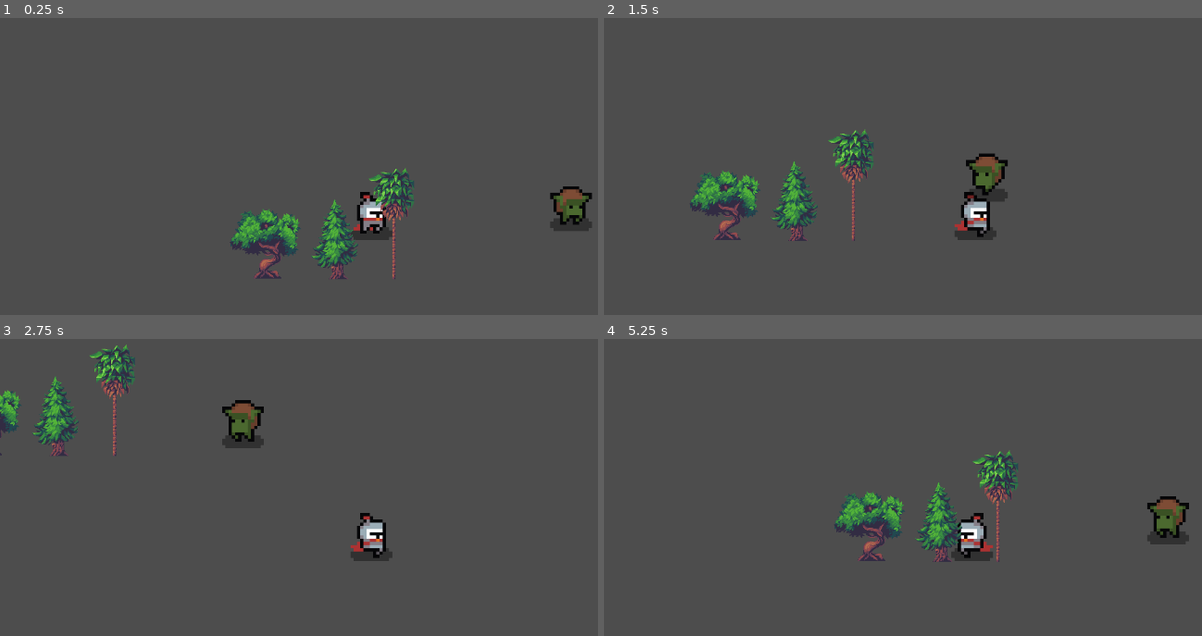
Above: before the commit, frames 1-4 (two rows, left to right).
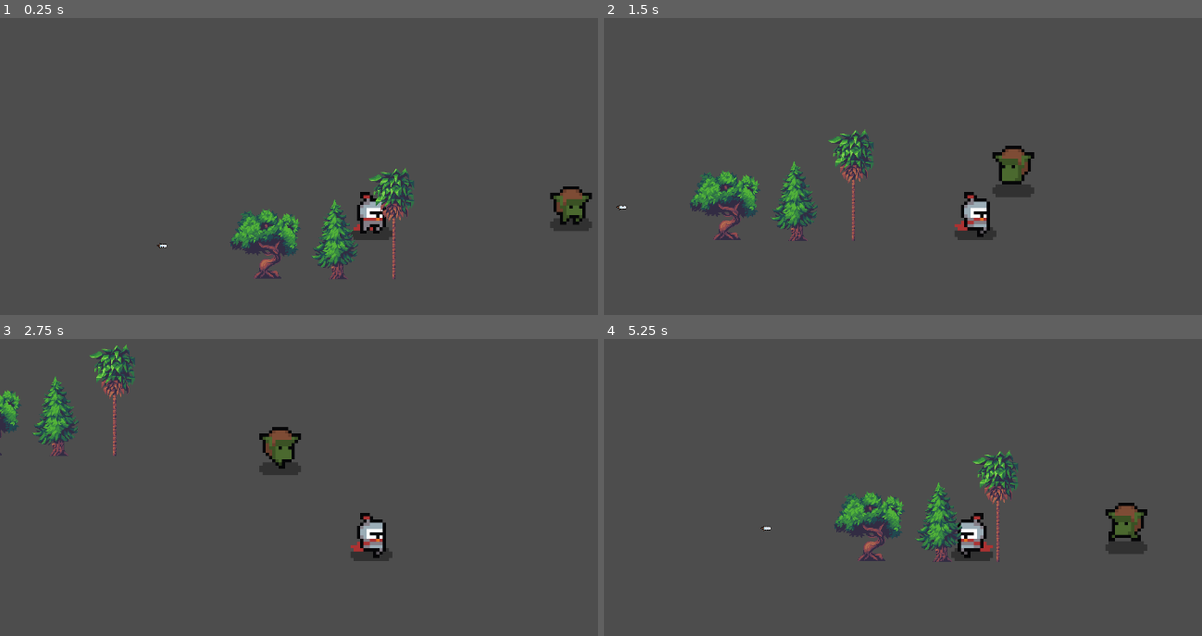
Above: after the commit, the same moments.

Repository: youngxblood/TopDown_Godot
Game: Godot game, scene res://Levels/world.tscn
Same seed, same stepped clock (60 frames per second), same inputs: the game is played once before the commit and once after it.
Inputs:
- Up to frame 1 (0.25 s): no input
- Up to frame 2 (1.5 s): hold D (move_right) 0.53-1.28 s; hold S (move_down) from 1.28 s (still down)
- Up to frame 3 (2.75 s): release S (move_down) at 2.03 s; hold D (move_right) from 2.03 s (still down)
- Up to frame 4 (5.25 s): release D (move_right) at 2.78 s; hold W (move_up) 2.78-3.53 s; hold A (move_left) 3.53-5.03 s; hold S (move_down) from 5.03 s (still down)

The runs differ from the first frame. In frame 1, less than 0.1% of the frame differs, in the area x 26-28%, y 75-78%; in frame 2, 1.5%; in frame 3, 1.7%; in frame 4, 1.8%, in the area x 26-98%, y 52-73%.
Error before the commit: Parse Error: Class "HealthComponent" hides a global script class. (res://Entity/Components/health_component.gd:2)

Commit message:
Folder restructure, more progress on projectiles

Diff:
--- a/Entity/Components/AI/detectionarea_component.tscn
+++ b/Entity/Components/GlobalComponents/AI/detectionarea_component.tscn
@@ -1,15 +1,15 @@
 [gd_scene load_steps=4 format=3 uid="uid://c2vorq2k1b8aa"]
 
-[ext_resource type="Script" path="res://Entity/Components/AI/detectionarea_component.gd" id="1_mutkw"]
+[ext_resource type="Script" path="res://Entity/Components/GlobalComponents/AI/detectionarea_component.gd" id="1_y0pvu"]
 
 [sub_resource type="CircleShape2D" id="CircleShape2D_lp6lx"]
-radius = 47.0
+radius = 30.0167
 
 [sub_resource type="CircleShape2D" id="CircleShape2D_uk1sn"]
-radius = 23.0
+radius = 55.0091
 
 [node name="DetectionArea_Component" type="Node2D"]
-script = ExtResource("1_mutkw")
+script = ExtResource("1_y0pvu")
 
 [node name="DetectionStart" type="Area2D" parent="."]
 
--- a/Entity/Components/Damage_Component.tscn
+++ b/Entity/Components/GlobalComponents/damage_component.tscn
@@ -1,6 +1,6 @@
 [gd_scene load_steps=2 format=3 uid="uid://pctq1xenn7aj"]
 
-[ext_resource type="Script" path="res://Entity/Components/damage_component.gd" id="1_5e1pl"]
+[ext_resource type="Script" path="res://Entity/Components/GlobalComponents/damage_component.gd" id="1_5e1pl"]
 
 [node name="Damage_Component" type="Node2D"]
 script = ExtResource("1_5e1pl")
--- a/Entity/Components/Health_Component.tscn
+++ b/Entity/Components/GlobalComponents/health_component.tscn
@@ -1,6 +1,6 @@
 [gd_scene load_steps=2 format=3 uid="uid://8snhwekfqyu2"]
 
-[ext_resource type="Script" path="res://Entity/Components/health_component.gd" id="1_1yv4j"]
+[ext_resource type="Script" path="res://Entity/Components/GlobalComponents/health_component.gd" id="1_1yv4j"]
 
 [node name="Health_Component" type="Node2D"]
 script = ExtResource("1_1yv4j")
--- /dev/null
+++ b/Entity/Components/GlobalComponents/hitbox_component.gd
@@ -0,0 +1,8 @@
+extends Area2D
+class_name HitboxComponent
+
+@export var projectiledamage_component : ProjectileDamageComponent
+
+func _on_area_entered(area:Area2D):
+	if area.is_class("HurtboxComponent"):
+		print_debug("Hit " + area.get_parent().name)
--- a/Entity/Components/Hitbox_Component.tscn
+++ b/Entity/Components/GlobalComponents/hitbox_component.tscn
@@ -1,6 +1,6 @@
 [gd_scene load_steps=3 format=3 uid="uid://fawge8u24ljg"]
 
-[ext_resource type="Script" path="res://Entity/Components/hitbox_component.gd" id="1_a4uyo"]
+[ext_resource type="Script" path="res://Entity/Components/GlobalComponents/hitbox_component.gd" id="1_a4uyo"]
 
 [sub_resource type="CapsuleShape2D" id="CapsuleShape2D_rycdl"]
 
@@ -9,3 +9,5 @@
 
 [node name="CollisionShape2D" type="CollisionShape2D" parent="."]
 shape = SubResource("CapsuleShape2D_rycdl")
+
+[connection signal="area_entered" from="." to="." method="_on_area_entered"]
--- a/Entity/Components/hurtbox_component.gd
+++ b/Entity/Components/GlobalComponents/hurtbox_component.gd
@@ -2,7 +2,7 @@
 
 class_name HurtboxComponent
 
-signal hit_by_bullet(bullet: Bullet)
+signal hit_by_projectile(projectile: ProjectileBase)
 
 @export var health_component : HealthComponent
 
@@ -14,8 +14,8 @@
 		return false;
 
 
-func handle_bullet_collision(bullet : Bullet):
-	hit_by_bullet.emit(bullet);
+func handle_projectile_collision(projectile : ProjectileBase):
+	hit_by_projectile.emit(projectile);
 
 
 func _on_area_entered(other_area):
--- a/Entity/Components/hurtbox_component.tscn
+++ b/Entity/Components/GlobalComponents/hurtbox_component.tscn
@@ -1,6 +1,6 @@
 [gd_scene load_steps=3 format=3 uid="uid://dqd75j7k7oew1"]
 
-[ext_resource type="Script" path="res://Entity/Components/hurtbox_component.gd" id="1_s8prx"]
+[ext_resource type="Script" path="res://Entity/Components/GlobalComponents/hurtbox_component.gd" id="1_s8prx"]
 
 [sub_resource type="CapsuleShape2D" id="CapsuleShape2D_di2wq"]
 
--- a/Entity/Components/movement_component.gd
+++ b/Entity/Components/GlobalComponents/movement_component.gd
@@ -1,9 +1,10 @@
 extends Node2D
 class_name MovementComponent
 
-@export var speed : float = 100
+@export var speed : float = 30
 
 var owner_entity : BaseCharacter
+
 
 func _ready():
 	owner_entity = self.get_owner()
--- a/Entity/Components/movement_component.tscn
+++ b/Entity/Components/GlobalComponents/movement_component.tscn
@@ -1,6 +1,6 @@
 [gd_scene load_steps=2 format=3 uid="uid://cjmjd72i8lgec"]
 
-[ext_resource type="Script" path="res://Entity/Components/movement_component.gd" id="1_nhq2t"]
+[ext_resource type="Script" path="res://Entity/Components/GlobalComponents/movement_component.gd" id="1_nhq2t"]
 
 [node name="Movement_Component" type="Node2D"]
 script = ExtResource("1_nhq2t")
--- /dev/null
+++ b/Entity/Components/ProjectileComponents/projectiledamage_component.gd
@@ -0,0 +1,10 @@
+extends Node2D
+class_name ProjectileDamageComponent
+
+@export var damage : float = 10.0
+@export var number_of_pierce : int = 0
+
+
+## Returns damage amount
+func deal_damage():
+	return damage
--- /dev/null
+++ b/Entity/Components/ProjectileComponents/projectiledamage_component.tscn
@@ -0,0 +1,6 @@
+[gd_scene load_steps=2 format=3 uid="uid://cjlsj1tl6fmt6"]
+
+[ext_resource type="Script" path="res://Entity/Components/ProjectileComponents/projectiledamage_component.gd" id="1_72lyp"]
+
+[node name="projectiledamage_component" type="Node2D"]
+script = ExtResource("1_72lyp")
--- a/Entity/Components/hitbox_component.gd
+++ /dev/null
@@ -1,2 +0,0 @@
-extends Area2D
-class_name HitboxComponent
--- a/Entity/Enemies/slime_enemy.tscn
+++ b/Entity/Enemies/slime_enemy.tscn
@@ -3,7 +3,7 @@
 [ext_resource type="PackedScene" uid="uid://dy2aynllug5hw" path="res://Entity/base_character.tscn" id="1_8av3a"]
 [ext_resource type="Texture2D" uid="uid://chu1s7iuyrimp" path="res://Resources/Sprites/Enemies/goblin/goblin_idle_anim_f0.png" id="2_oxnfg"]
 [ext_resource type="Script" path="res://Entity/Enemies/slime_enemy.gd" id="2_stv4p"]
-[ext_resource type="PackedScene" uid="uid://cjmjd72i8lgec" path="res://Entity/Components/movement_component.tscn" id="3_bkylh"]
+[ext_resource type="PackedScene" uid="uid://cjmjd72i8lgec" path="res://Entity/Components/GlobalComponents/movement_component.tscn" id="3_bkylh"]
 [ext_resource type="Texture2D" uid="uid://doo7x8omiv57y" path="res://Resources/Sprites/Enemies/goblin/goblin_idle_anim_f1.png" id="3_ml6uy"]
 [ext_resource type="Texture2D" uid="uid://culqqxknyspfs" path="res://Resources/Sprites/Enemies/goblin/goblin_idle_anim_f2.png" id="4_h8rob"]
 [ext_resource type="Texture2D" uid="uid://omfhfs51x0qc" path="res://Resources/Sprites/Enemies/goblin/goblin_idle_anim_f3.png" id="5_0qo8u"]
@@ -15,7 +15,7 @@
 [ext_resource type="Texture2D" uid="uid://cf07cq8pf6vcg" path="res://Resources/Sprites/Enemies/goblin/goblin_run_anim_f3.png" id="11_7j150"]
 [ext_resource type="Texture2D" uid="uid://c857e3gl6tdvh" path="res://Resources/Sprites/Enemies/goblin/goblin_run_anim_f4.png" id="12_hch7o"]
 [ext_resource type="Texture2D" uid="uid://dmshg3m1lappk" path="res://Resources/Sprites/Enemies/goblin/goblin_run_anim_f5.png" id="13_q165s"]
-[ext_resource type="PackedScene" uid="uid://c2vorq2k1b8aa" path="res://Entity/Components/AI/detectionarea_component.tscn" id="15_yeidl"]
+[ext_resource type="PackedScene" uid="uid://c2vorq2k1b8aa" path="res://Entity/Components/GlobalComponents/AI/detectionarea_component.tscn" id="15_yeidl"]
 
 [sub_resource type="SpriteFrames" id="SpriteFrames_nkgw1"]
 animations = [{
@@ -150,7 +150,6 @@
 movement_component = NodePath("Movement_Component")
 
 [node name="Movement_Component" parent="." index="0" instance=ExtResource("3_bkylh")]
-speed = 50.0
 
 [node name="AnimatedSprite2D" parent="." index="1"]
 sprite_frames = SubResource("SpriteFrames_nkgw1")
--- a/Entity/Projectiles/Bullet.gd
+++ /dev/null
@@ -1,2 +0,0 @@
-extends Node2D
-class_name Bullet
--- a/Entity/Projectiles/Bullet.tscn
+++ /dev/null
@@ -1,6 +0,0 @@
-[gd_scene load_steps=2 format=3 uid="uid://d1yopg0wnb7ue"]
-
-[ext_resource type="Script" path="res://Entity/Projectiles/Bullet.gd" id="1_m7a7p"]
-
-[node name="Bullet" type="Node2D"]
-script = ExtResource("1_m7a7p")
--- /dev/null
+++ b/Entity/Projectiles/projectile_base.gd
@@ -0,0 +1,4 @@
+extends Node2D
+class_name ProjectileBase
+
+@export var hitbox_component : HitboxComponent
--- /dev/null
+++ b/Entity/Projectiles/projectile_base.tscn
@@ -0,0 +1,22 @@
+[gd_scene load_steps=5 format=3 uid="uid://daq84x7vsorbe"]
+
+[ext_resource type="Script" path="res://Entity/Projectiles/projectile_base.gd" id="1_4hl4q"]
+[ext_resource type="PackedScene" uid="uid://fawge8u24ljg" path="res://Entity/Components/GlobalComponents/hitbox_component.tscn" id="1_pni8y"]
+[ext_resource type="PackedScene" uid="uid://cjlsj1tl6fmt6" path="res://Entity/Components/ProjectileComponents/projectiledamage_component.tscn" id="3_mcp2j"]
+
+[sub_resource type="RectangleShape2D" id="RectangleShape2D_wsaq7"]
+
+[node name="Projectile_Base" type="Node2D"]
+script = ExtResource("1_4hl4q")
+
+[node name="Sprite2D" type="Sprite2D" parent="."]
+
+[node name="Hitbox_Component" parent="." instance=ExtResource("1_pni8y")]
+
+[node name="CollisionShape2D" parent="Hitbox_Component" index="0"]
+shape = SubResource("RectangleShape2D_wsaq7")
+
+[node name="projectiledamage_component" parent="." instance=ExtResource("3_mcp2j")]
+
+[editable path="Hitbox_Component"]
+[editable path="projectiledamage_component"]
--- /dev/null
+++ b/Entity/Projectiles/throwingdagger_projectile.gd
@@ -0,0 +1 @@
+extends ProjectileBase
--- /dev/null
+++ b/Entity/Projectiles/throwingdagger_projectile.tscn
@@ -0,0 +1,13 @@
+[gd_scene load_steps=3 format=3 uid="uid://455pdfhnfig5"]
+
+[ext_resource type="PackedScene" uid="uid://daq84x7vsorbe" path="res://Entity/Projectiles/projectile_base.tscn" id="1_aytlx"]
+[ext_resource type="Texture2D" uid="uid://dlbhhgipetrtq" path="res://Resources/Sprites/Weapons/weapon_sword_1.png" id="2_57j58"]
+
+[node name="ThrowingDagger_Projectile" instance=ExtResource("1_aytlx")]
+
+[node name="Sprite2D" parent="." index="0"]
+rotation = 0.785398
+texture = ExtResource("2_57j58")
+
+[editable path="Hitbox_Component"]
+[editable path="projectiledamage_component"]
--- a/Entity/base_character.tscn
+++ b/Entity/base_character.tscn
@@ -1,8 +1,8 @@
 [gd_scene load_steps=4 format=3 uid="uid://dy2aynllug5hw"]
 
 [ext_resource type="Script" path="res://Entity/base_character.gd" id="1_em5ey"]
-[ext_resource type="PackedScene" uid="uid://dqd75j7k7oew1" path="res://Entity/Components/hurtbox_component.tscn" id="2_q0bas"]
-[ext_resource type="PackedScene" uid="uid://8snhwekfqyu2" path="res://Entity/Components/health_component.tscn" id="3_6v4lh"]
+[ext_resource type="PackedScene" uid="uid://dqd75j7k7oew1" path="res://Entity/Components/GlobalComponents/hurtbox_component.tscn" id="2_q0bas"]
+[ext_resource type="PackedScene" uid="uid://8snhwekfqyu2" path="res://Entity/Components/GlobalComponents/health_component.tscn" id="3_6v4lh"]
 
 [node name="BaseCharacter" type="CharacterBody2D"]
 script = ExtResource("1_em5ey")
--- a/Levels/world.tscn
+++ b/Levels/world.tscn
@@ -1,8 +1,9 @@
-[gd_scene load_steps=4 format=3 uid="uid://dhe5fyff6q5fn"]
+[gd_scene load_steps=5 format=3 uid="uid://dhe5fyff6q5fn"]
 
 [ext_resource type="PackedScene" uid="uid://khlhtr4ye3m4" path="res://Entity/Player/player_character.tscn" id="1_qp1se"]
 [ext_resource type="Texture2D" uid="uid://eviwtf535u8t" path="res://Resources/Sprites/Sunnyland Trees/Sprites/Trees.png" id="2_17ciy"]
 [ext_resource type="PackedScene" uid="uid://g35yl0csrrvw" path="res://Entity/Enemies/slime_enemy.tscn" id="3_tudn4"]
+[ext_resource type="PackedScene" uid="uid://455pdfhnfig5" path="res://Entity/Projectiles/throwingdagger_projectile.tscn" id="4_brfqe"]
 
 [node name="World" type="Node2D"]
 
@@ -15,3 +16,6 @@
 
 [node name="Slime_Enemy" parent="." instance=ExtResource("3_tudn4")]
 position = Vector2(329, 251)
+
+[node name="ThrowingDagger_Projectile" parent="." instance=ExtResource("4_brfqe")]
+position = Vector2(-305, 314)
Renamed: Entity/Components/AI/basicpathing_component.tscn -> Entity/Components/GlobalComponents/AI/basicpathing_component.tscn
Renamed: Entity/Components/AI/detectionarea_component.gd -> Entity/Components/GlobalComponents/AI/detectionarea_component.gd
Renamed: Entity/Components/Damage_Component.gd -> Entity/Components/GlobalComponents/damage_component.gd
Renamed: Entity/Components/Health_Component.gd -> Entity/Components/GlobalComponents/health_component.gd
Binary file added: Resources/Sprites/Weapons/weapon_sword_1.png
Not shown, added: Resources/Sprites/Weapons/weapon_sword_1.png.import
